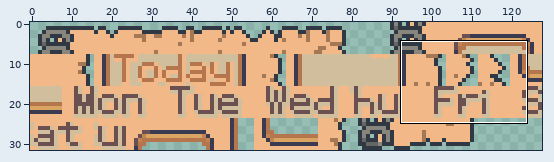
Sprite sheet: graphics/calendar/tiles.png. Above, an overview of the earlier version with the close-up marked.
Close-up. First the earlier version:
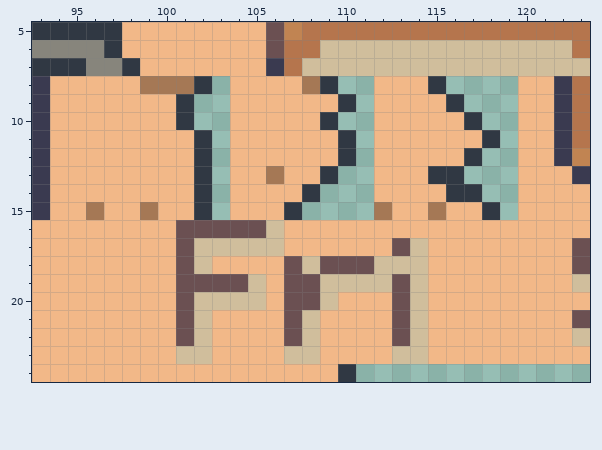
The file is 128x32 pixels. Shown: x 93..123, y 5..24. The commit also changed other parts of the picture, which this record leaves out.
The result:
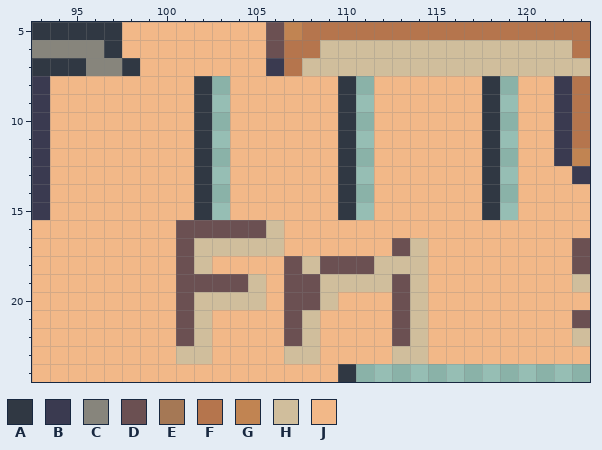
Palette (. is transparent): A #303843  B #3a3a50  C #87857c  D #6b5052  E #a57855  F #b5754d  G #c18452  H #d0be9c  J #f2b888
Changes in this commit:
@@ x 93..123 @@
  7 AAACCAJJJJJJJBFHHHHHHHHHHHHHHHH
- 8 BJJJJJEEEA.JJJJEA..JJJA....JJBF
- 9 BJJJJJJJA..JJJJJJA.JJJJA...JJBF
-10 BJJJJJJJA..JJJJJA..JJJJJA..JJBF
+ 8 BJJJJJJJJA.JJJJJJA.JJJJJJA.JJBF
+ 9 BJJJJJJJJA.JJJJJJA.JJJJJJA.JJBF
+10 BJJJJJJJJA.JJJJJJA.JJJJJJA.JJBF
 11 BJJJJJJJJA.JJJJJJA.JJJJJJA.JJBF
-12 BJJJJJJJJA.JJJJJJA.JJJJJA..JJBG
-13 BJJJJJJJJA.JJEJJA..JJJAA...JJJB
-14 BJJJJJJJJA.JJJJA...JJJJAA..JJJJ
-15 BJJEJJEJJA.JJJA....EJJEJJA.JJJJ
+12 BJJJJJJJJA.JJJJJJA.JJJJJJA.JJBG
+13 BJJJJJJJJA.JJJJJJA.JJJJJJA.JJJB
+14 BJJJJJJJJA.JJJJJJA.JJJJJJA.JJJJ
+15 BJJJJJJJJA.JJJJJJA.JJJJJJA.JJJJ
 16 JJJJJJJJDDDDDHJJJJJJJJJJJJJJJJJ
Where, in picture pixels (left, top, right, bottom), the same in both close-ups:
changed: (86, 76, 500, 220)
